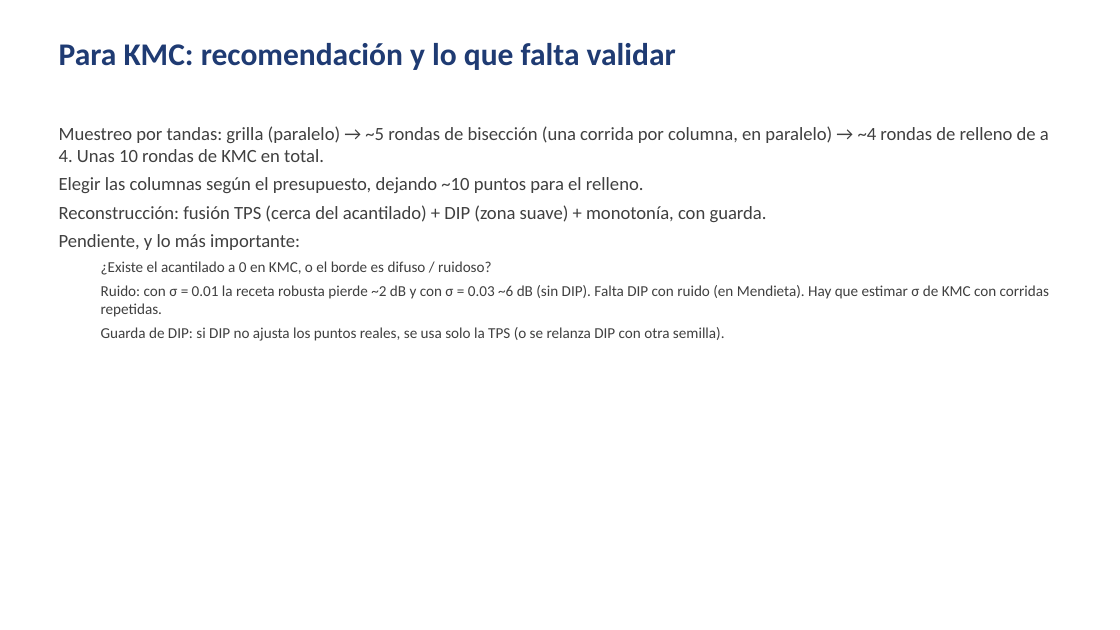
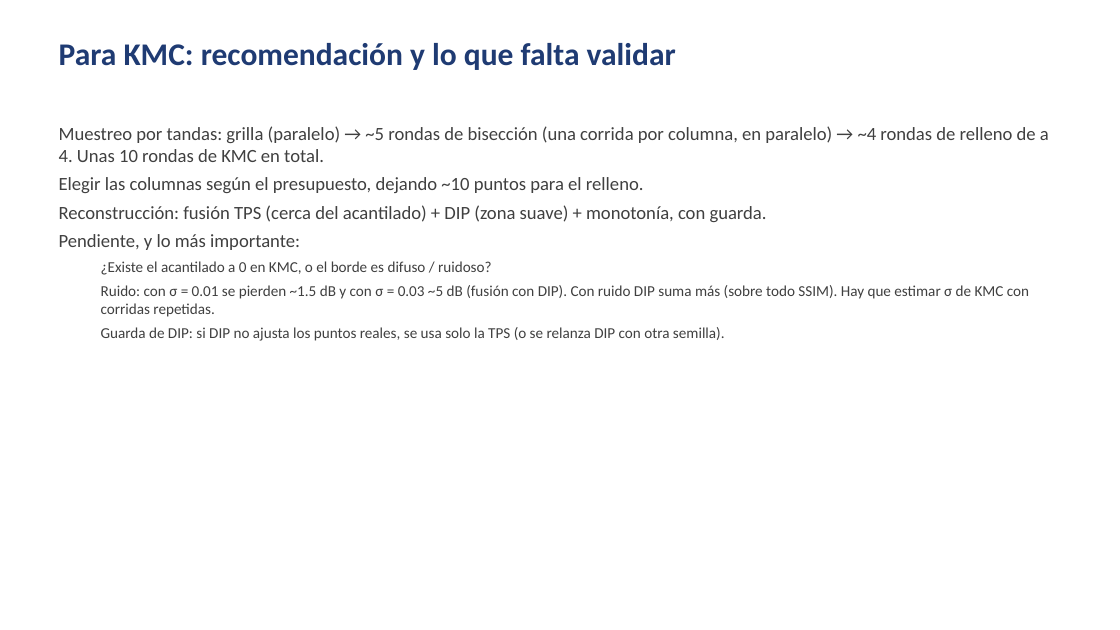
Before and after one commit to santiafonso/Tesis, a slide deck: slide 21 of presentaciones/presentacion4_autoexp/presentacion4_autoexp.pptx (slide 20 before the commit). Drawn at 1120x630 pixels with LibreOffice and Linux fonts; fonts in the diff are those of the drawing. Boxes give left, top, right and bottom in pixels: in the first picture for what was removed or moved away, otherwise in the second. Text is boxed around its words. In the diff, an @@ line names an element or a change of style, - is before the commit and + after.

Commit message:
autoexp: DIP con ruido + fusion (suma ~0.7 dB y SSIM), robustez v2 (38.9+-1.3), sondas de rampa descartadas; presentacion actualizada

```diff
--- a/presentaciones/presentacion4_autoexp/presentacion4_autoexp.pptx
+++ b/presentaciones/presentacion4_autoexp/presentacion4_autoexp.pptx
@@ text at (101, 285, 1029, 317): text changed @@
-  Ruido: con σ = 0.01 la receta robusta pierde ~2 dB y con σ = 0.03 ~6 dB (sin DIP). Falta DIP con ruido (en Mendieta). Hay que estimar σ de KMC con corridas repetidas.
+  Ruido: con σ = 0.01 se pierden ~1.5 dB y con σ = 0.03 ~5 dB (fusión con DIP). Con ruido DIP suma más (sobre todo SSIM). Hay que estimar σ de KMC con corridas repetidas.
```
Also in this commit, not shown: 1 other slide changed, 1 slide added, 3 other files.
